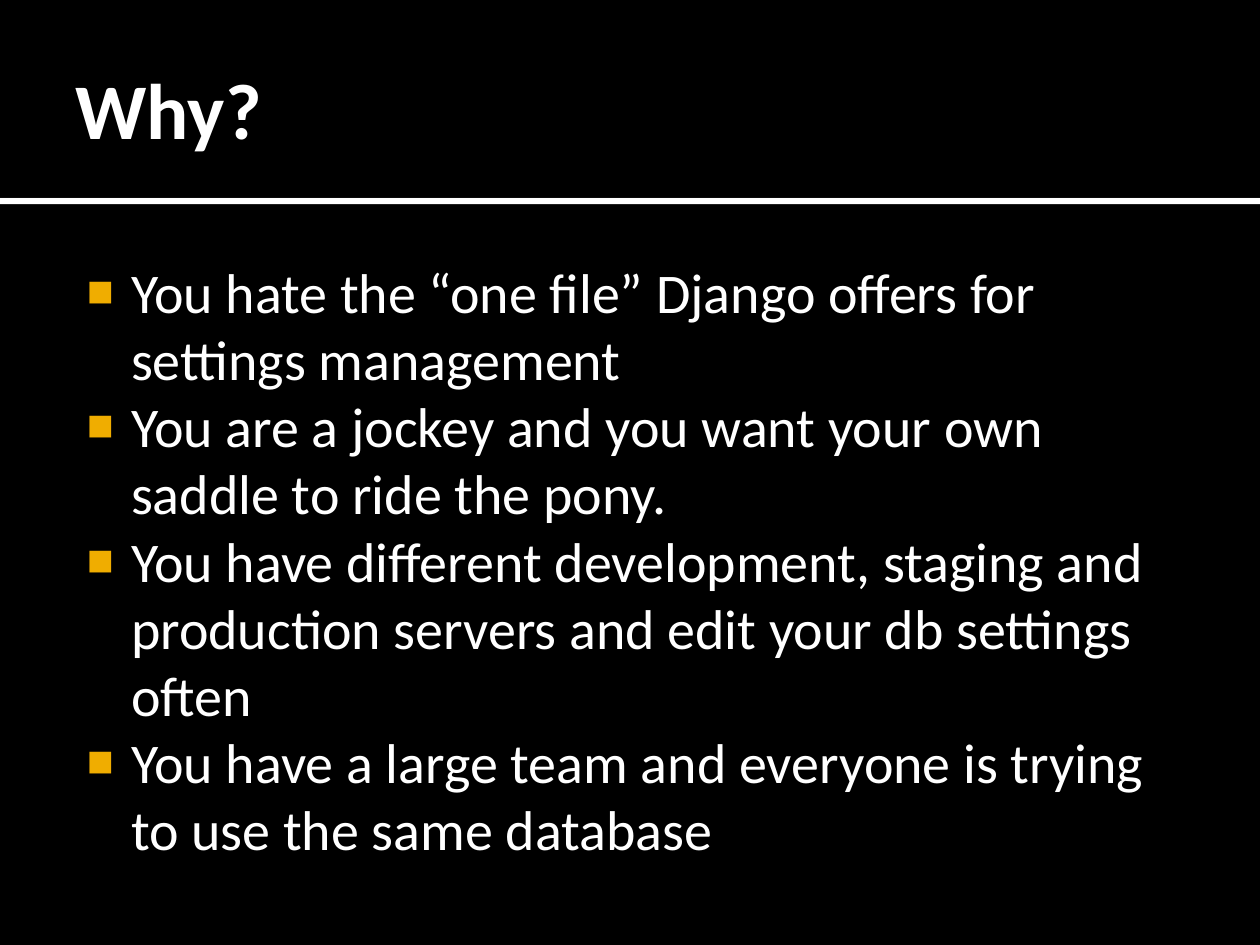
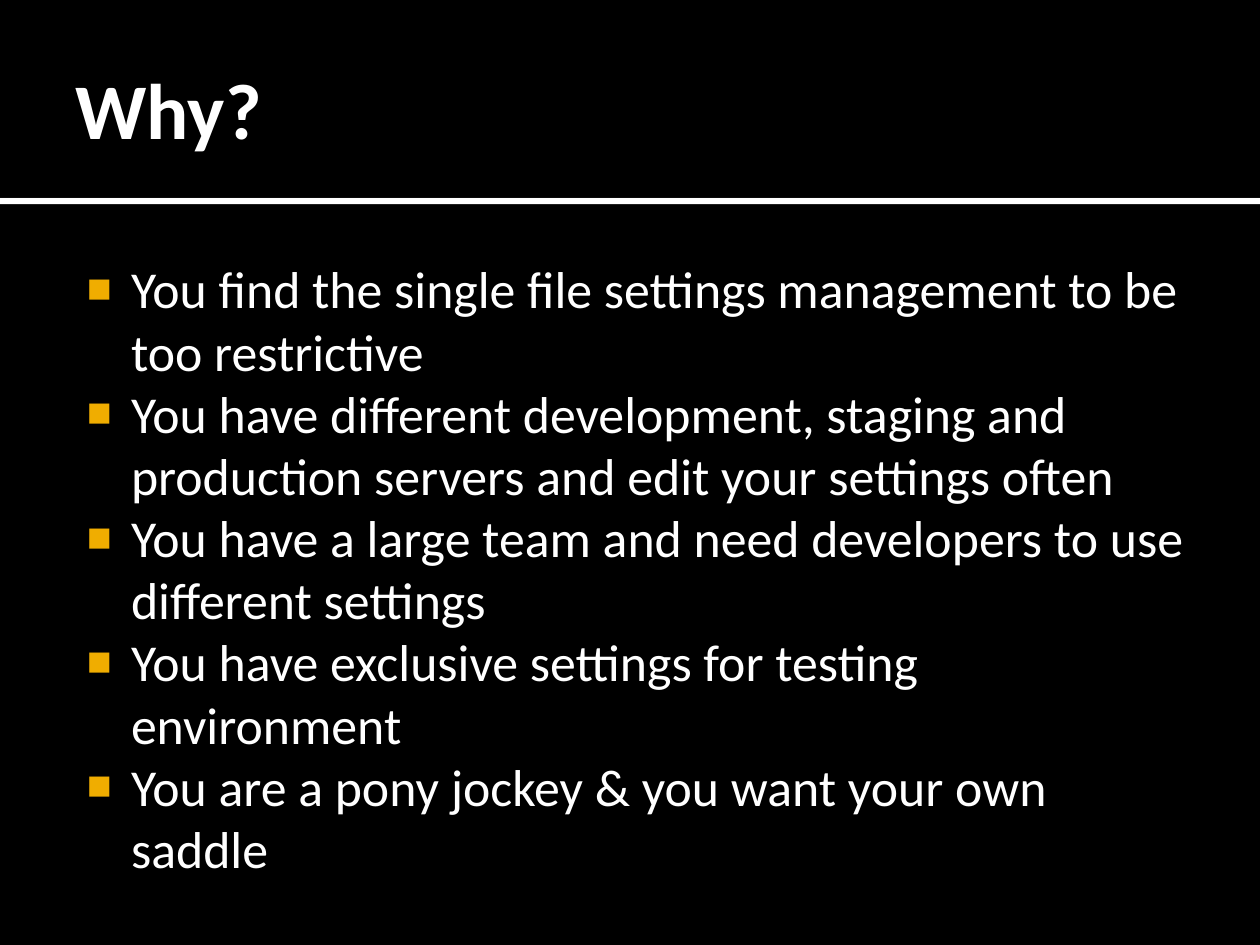
Before and after one commit to tarequeh/django-config, a slide deck: slide 2 of docs/Jockeying.pptx. Drawn at 1260x945 pixels with LibreOffice and Linux fonts; fonts in the diff are those of the drawing. Boxes give left, top, right and bottom in pixels: in the first picture for what was removed or moved away, otherwise in the second. Text is boxed around its words. In the diff, an @@ line names an element or a change of style, - is before the commit and + after.

Commit message:
Updated presentation.

```diff
--- a/docs/Jockeying.pptx
+++ b/docs/Jockeying.pptx
@@ text at [131, 272, 1183, 869]: text changed; size 32 to 29.6 pt @@
-■ You hate the “one file” Django offers for settings management
-■ You are a jockey and you want your own saddle to ride the pony.
-■ You have different development, staging and production servers and edit your db settings often
-■ You have a large team and everyone is trying to use the same database
+■ You find the single file settings management to be too restrictive
+■ You have different development, staging and production servers and edit your settings often
+■ You have a large team and need developers to use different settings
+■ You have exclusive settings for testing environment
+■ You are a pony jockey & you want your own saddle
```
Also in this commit, not shown: 6 other slides changed.
